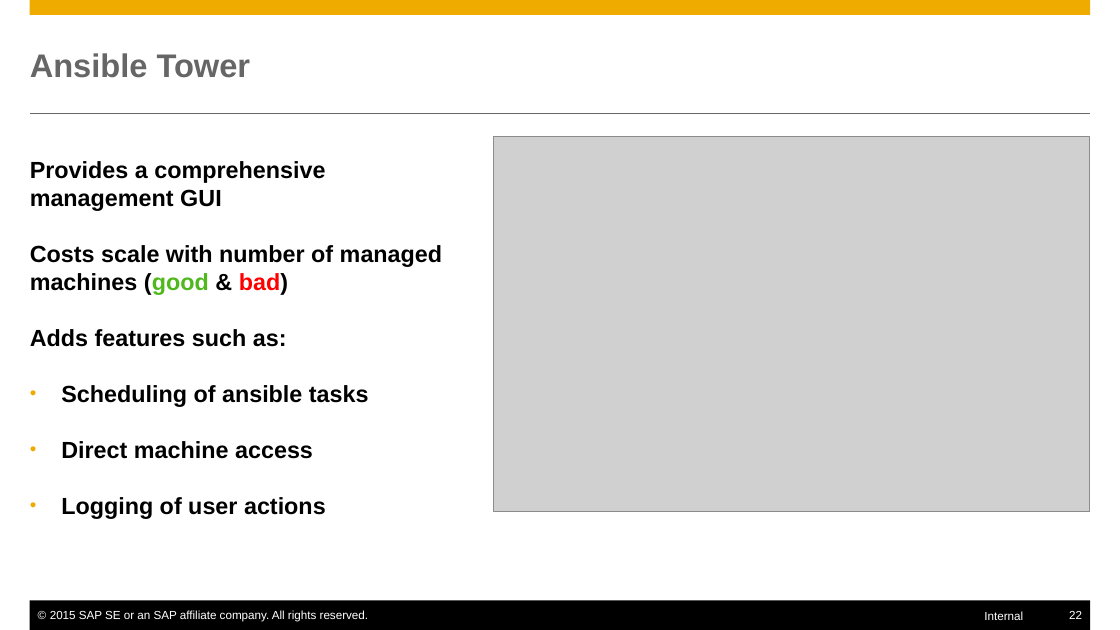
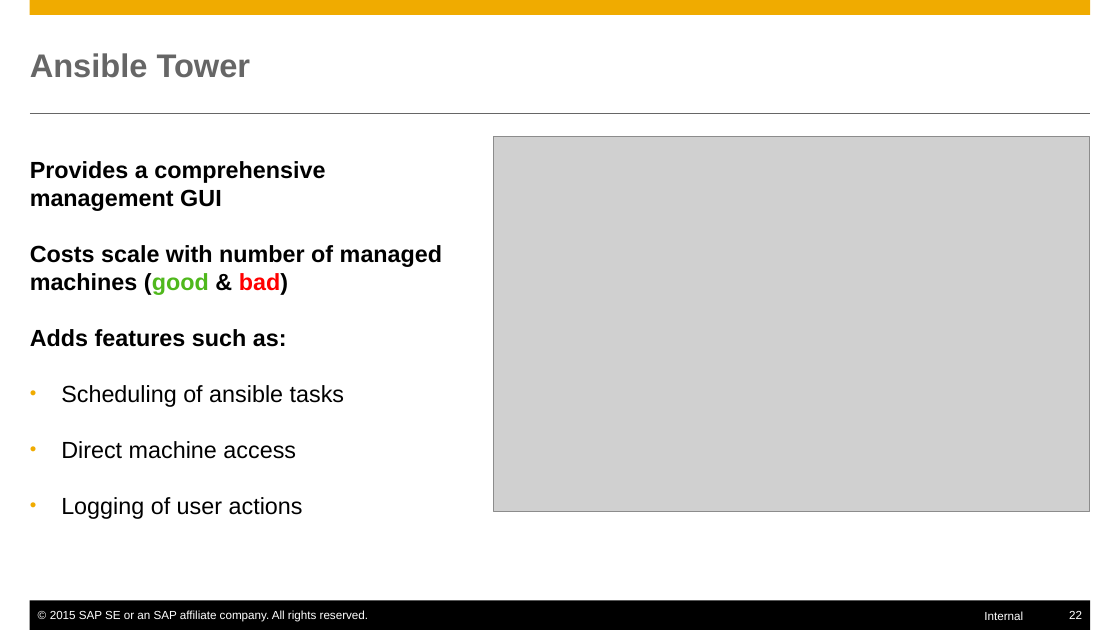
Before and after one commit to Hingo/ansible_meteor, a slide deck: slide 22 of presentation/slides.pptx. Drawn at 1120x630 pixels with LibreOffice and Linux fonts; fonts in the diff are those of the drawing; grey boxes stand for pictures. Boxes give left, top, right and bottom in pixels: in the first picture for what was removed or moved away, otherwise in the second. Text is boxed around its words. In the diff, an @@ line names an element or a change of style, - is before the commit and + after.

```diff
--- a/presentation/slides.pptx
+++ b/presentation/slides.pptx
@@ text at bbox=[61, 385, 344, 519]: bold off in "Scheduling of ansible tasks", "Direct machine access", "Logging of user actions" @@
```
Also in this commit, not shown: 3 other slides changed, 3 slides added, 7 slides removed.
